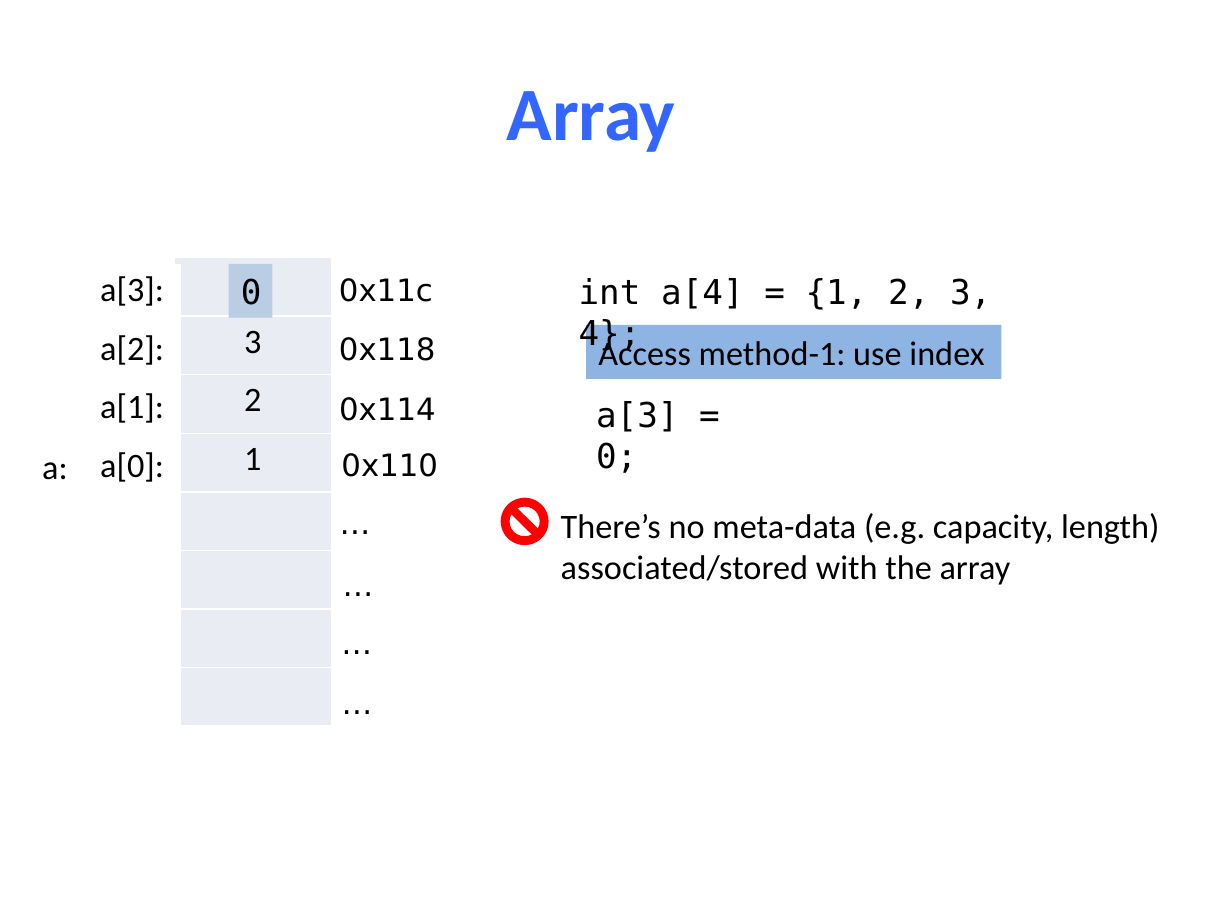
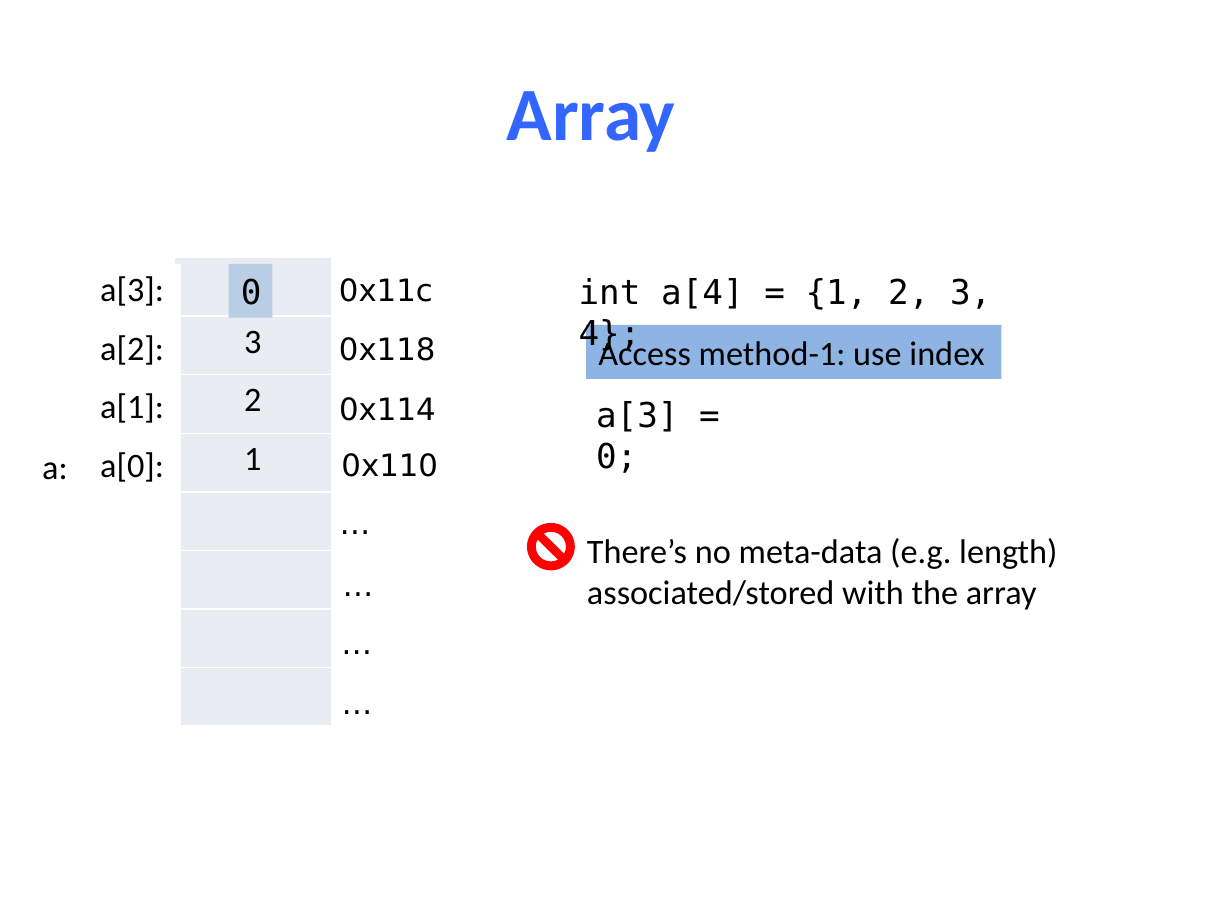
Before and after one commit to NYU-CSO/nyu-cso.github.io, a slide deck: slide 25 of notes/05-pointer_array.pptx (slide 23 before the commit). Drawn at 1232x924 pixels with LibreOffice and Linux fonts; fonts in the diff are those of the drawing. Boxes give left, top, right and bottom in pixels: in the first picture for what was removed or moved away, otherwise in the second. Text is boxed around its words. In the diff, an @@ line names an element or a change of style, - is before the commit and + after.

```diff
--- a/notes/05-pointer_array.pptx
+++ b/notes/05-pointer_array.pptx
@@ no-entry sign: place and size @@
-no-entry sign at <box>500,498,548,546</box>
+no-entry sign at <box>527,522,575,570</box>
@@ text "There’s no meta-data (e.g. length)": place and size @@
-text "There’s no meta-data (e.g. length)" at <box>561,513,1159,585</box>
+text "There’s no meta-data (e.g. length)" at <box>587,538,1057,610</box>
@@ text at <box>587,538,1057,569</box>: text changed @@
-There’s no meta-data (e.g. capacity, length)
+There’s no meta-data (e.g. length)
```
Also in this commit, not shown: 9 other slides changed, 2 slides added, 1 other file.
